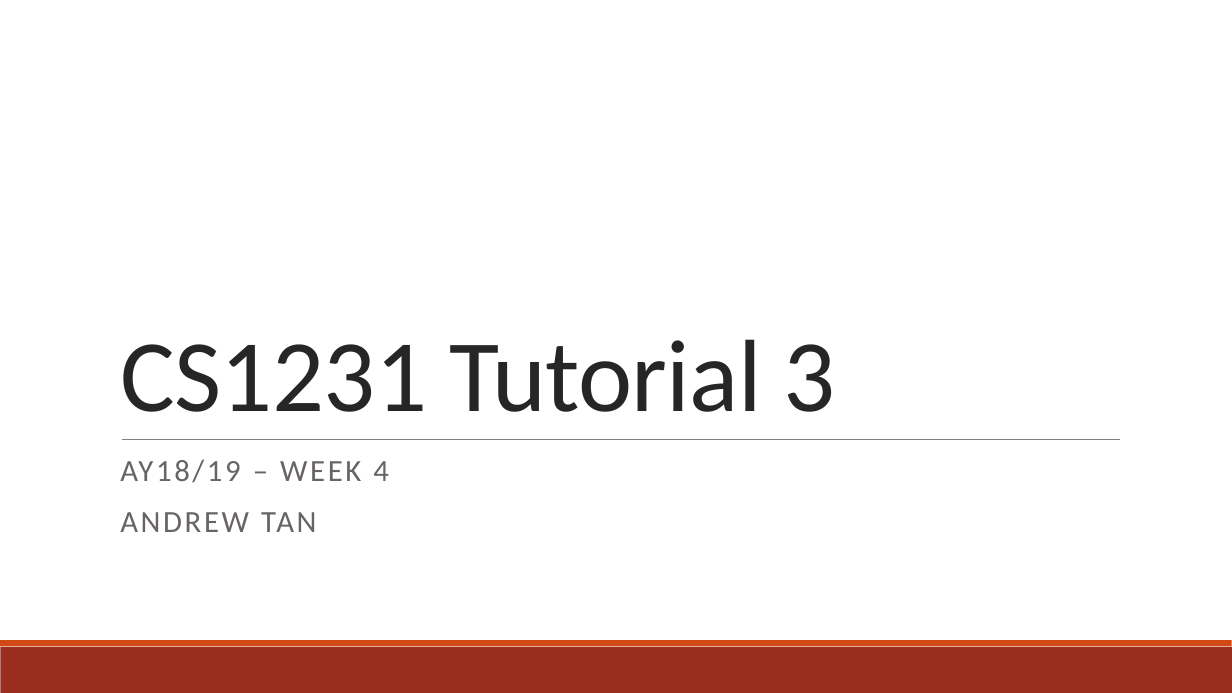
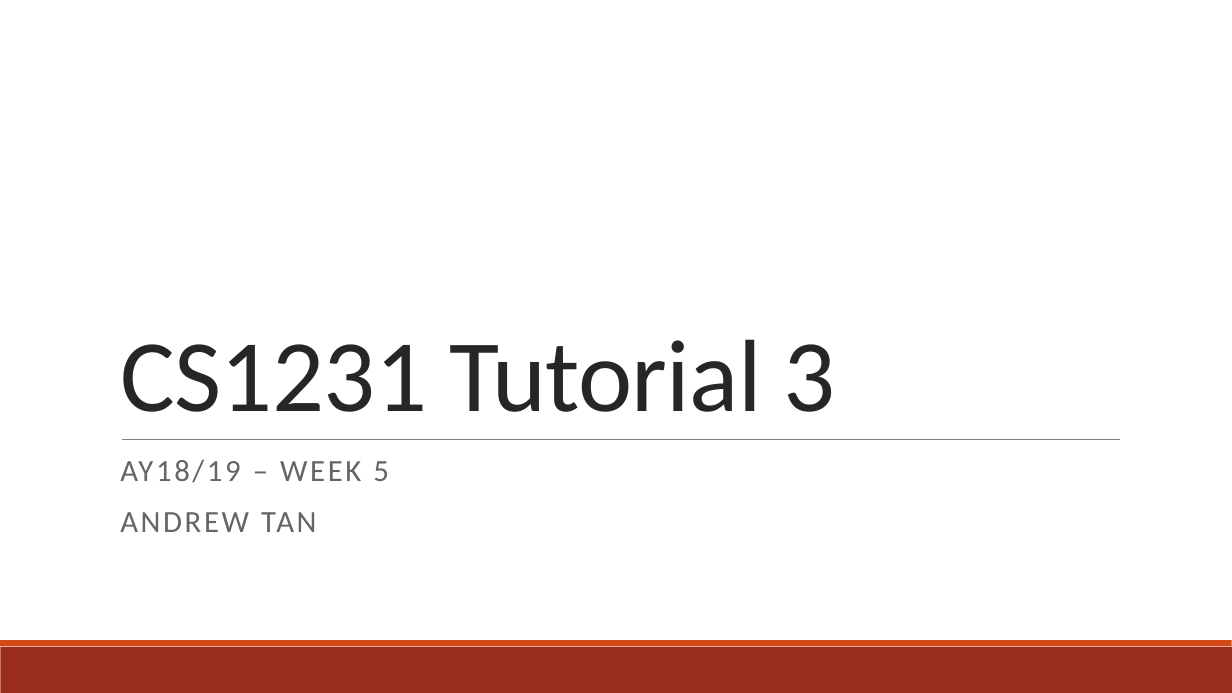
Before and after one commit to andrewtanJS/CS1231-AY18-19, a slide deck: slide 1 of Tutorial 3/Tutorial 3 - Number Theory and Mathematical Induction.pptx. Drawn at 1232x693 pixels with LibreOffice and Linux fonts; fonts in the diff are those of the drawing. Boxes give left, top, right and bottom in pixels: in the first picture for what was removed or moved away, otherwise in the second. Text is boxed around its words. In the diff, an @@ line names an element or a change of style, - is before the commit and + after.

```diff
--- a/Tutorial 3/Tutorial 3 - Number Theory and Mathematical Induction.pptx
+++ b/Tutorial 3/Tutorial 3 - Number Theory and Mathematical Induction.pptx
@@ subtitle at [120, 459, 389, 483]: text changed @@
-AY18/19 – WEEK 4
+AY18/19 – WEEK 5
```
Also in this commit, not shown: 2 other files.
